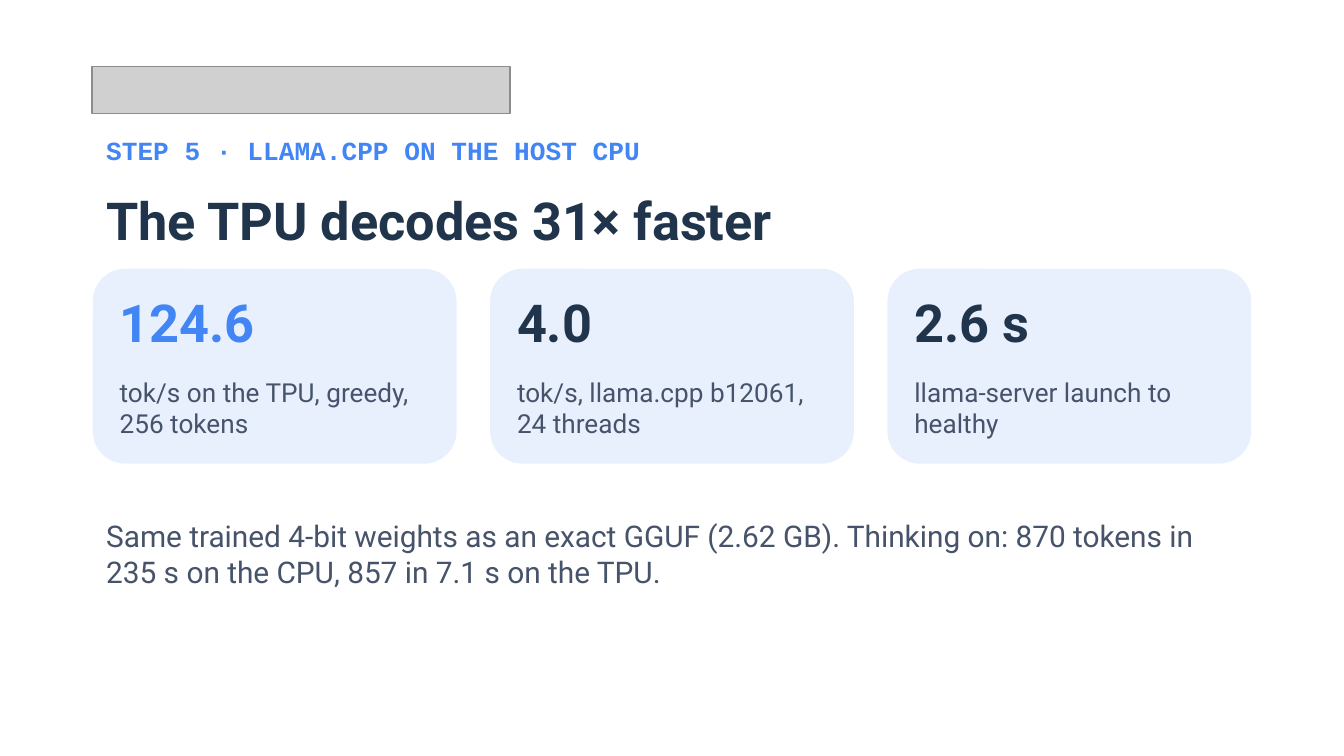
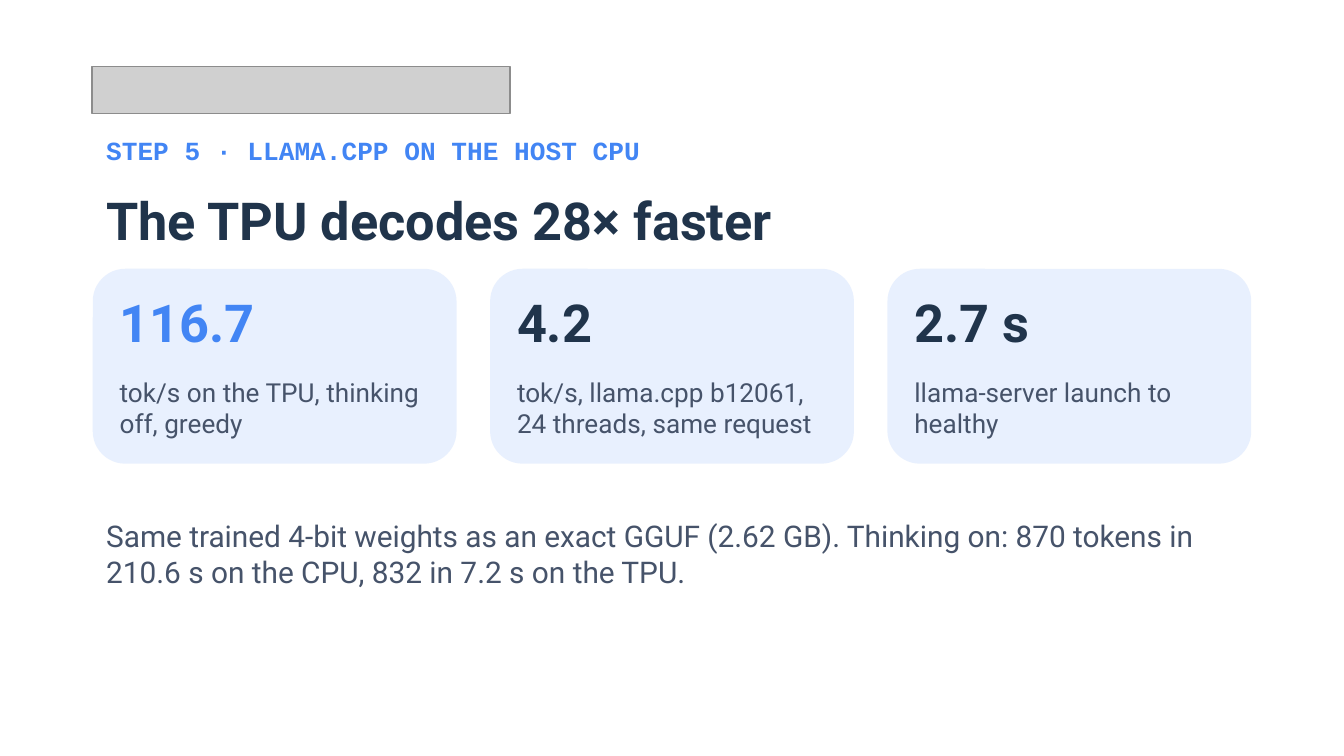
Before and after one commit to xbill9/colab, a slide deck: slide 12 of docs/deck/gemma4-colab-tpu-gde.pptx. Drawn at 1344x756 pixels with LibreOffice and Linux fonts; fonts in the diff are those of the drawing; grey boxes stand for pictures. Boxes give left, top, right and bottom in pixels: in the first picture for what was removed or moved away, otherwise in the second. Text is boxed around its words. In the diff, an @@ line names an element or a change of style, - is before the commit and + after.

```diff
--- a/docs/deck/gemma4-colab-tpu-gde.pptx
+++ b/docs/deck/gemma4-colab-tpu-gde.pptx
@@ text at (106,200,771,241): text changed @@
-The TPU decodes 31× faster
+The TPU decodes 28× faster
@@ text at (120,304,255,343): text changed @@
-124.6
+116.7
@@ text at (517,304,592,343): text changed @@
-4.0
+4.2
@@ text at (914,304,1029,343): text changed @@
-2.6 s
+2.7 s
@@ text at (120,382,419,439): text changed @@
-tok/s on the TPU, greedy, 256 tokens
+tok/s on the TPU, thinking off, greedy
@@ text at (517,382,812,439): text changed @@
-tok/s, llama.cpp b12061, 24 threads
+tok/s, llama.cpp b12061, 24 threads, same request
@@ text at (106,523,1193,587): text changed @@
-Same trained 4-bit weights as an exact GGUF (2.62 GB). Thinking on: 870 tokens in 235 s on the CPU, 857 in 7.1 s on the TPU.
+Same trained 4-bit weights as an exact GGUF (2.62 GB). Thinking on: 870 tokens in 210.6 s on the CPU, 832 in 7.2 s on the TPU.
```
Also in this commit, not shown: 10 other slides changed, 1 slide added, 1 other file.
